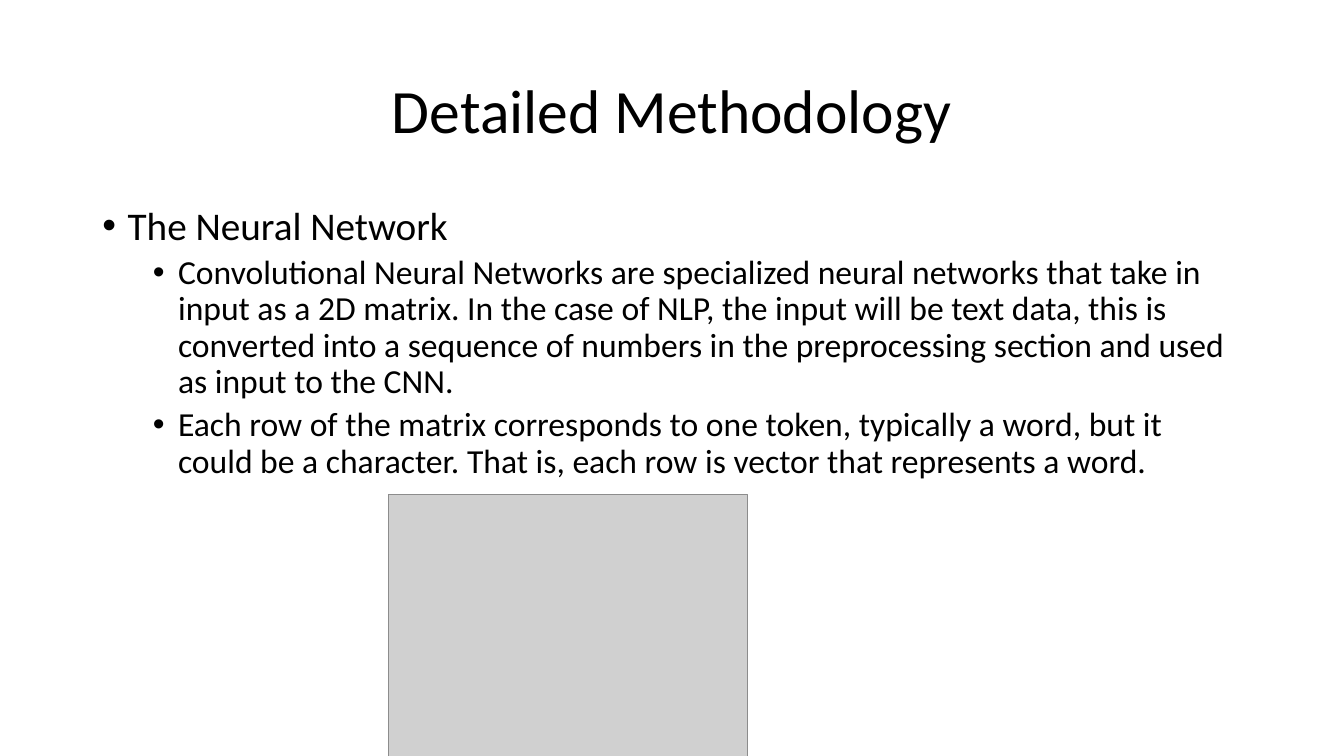
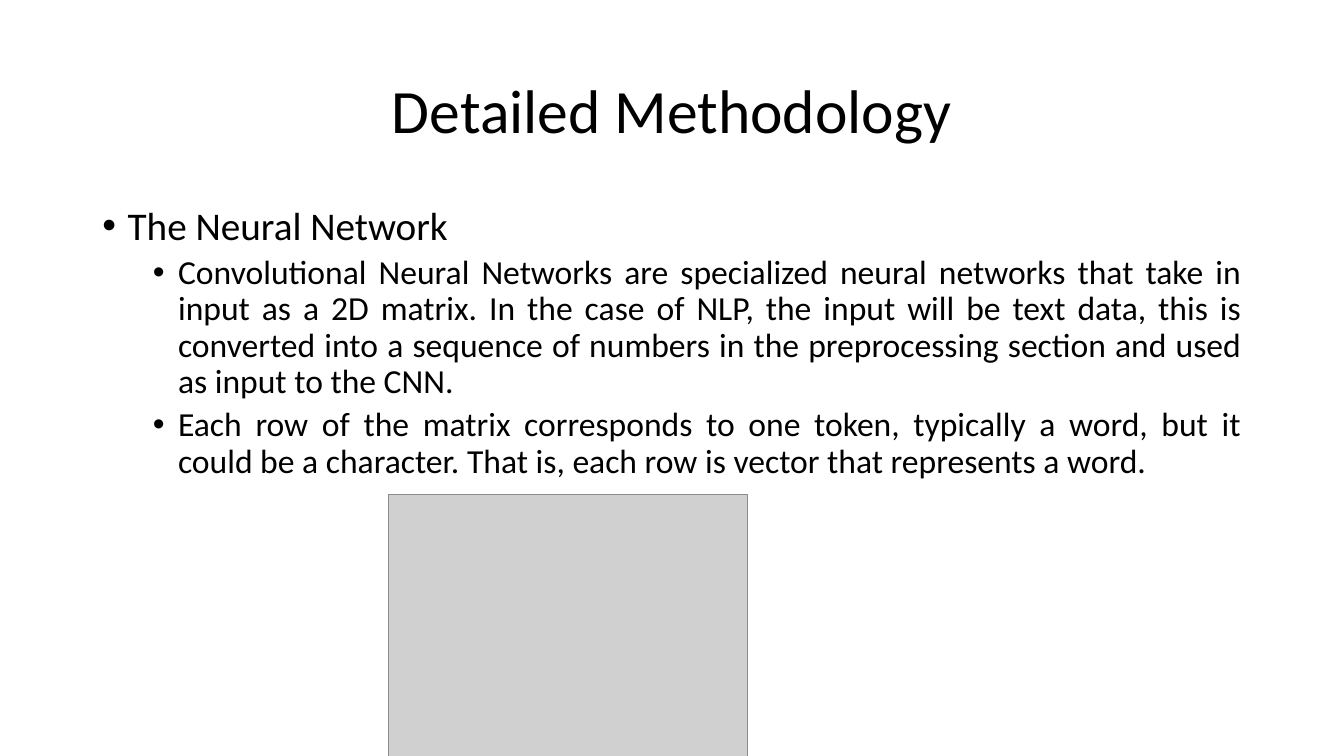
Before and after one commit to HarshaKy/text-classifier, a slide deck: slide 16 of docs/presentation/Presentation.pptx (slide 14 before the commit). Drawn at 1344x756 pixels with LibreOffice and Linux fonts; fonts in the diff are those of the drawing; grey boxes stand for pictures. Boxes give left, top, right and bottom in pixels: in the first picture for what was removed or moved away, otherwise in the second. Text is boxed around its words. In the diff, an @@ line names an element or a change of style, - is before the commit and + after.

```diff
--- a/docs/presentation/Presentation.pptx
+++ b/docs/presentation/Presentation.pptx
@@ text "The Neural Network" at [128,212,1241,479]: alignment left to justified @@
```
Also in this commit, not shown: 2 other slides changed, 3 slides added, 1 other file.
